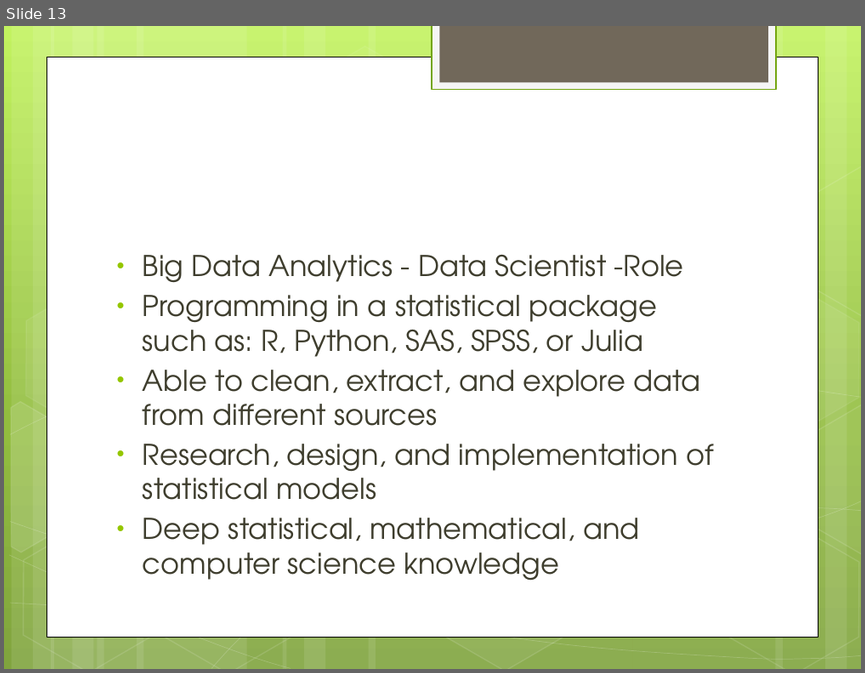
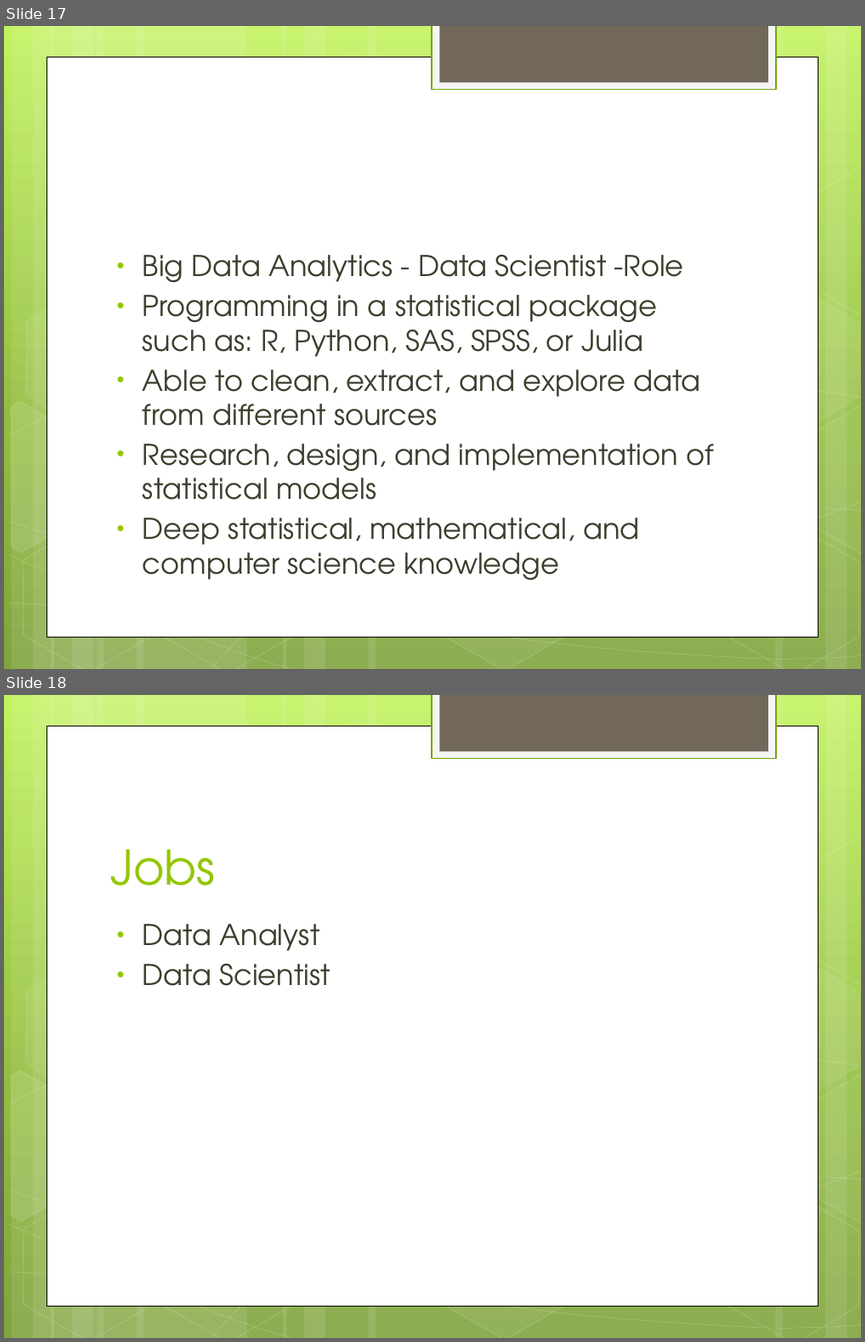
Before and after one commit to gpavankumar1974/Rprogram, a slide deck: Data Science.pptx. Shown one above the other, each under a label of ours: slide 13 before the commit, slides 17 and 18 after it. The pictures are 865x673 and 865x1342 pixels, drawn with LibreOffice and Linux fonts; fonts in the diff are those of the drawing. Boxes give left, top, right and bottom in pixels: in the first picture for what was removed or moved away, otherwise in the second. Text is boxed around its words. In the diff, an @@ line names an element or a change of style, - is before the commit and + after.

Commit message:
Data science

```diff
--- a/Data Science.pptx
+++ b/Data Science.pptx
@@ slide 18 added at box(4, 695, 861, 1338), background gradient #C3F35F to #93BF3F to #81A53E; not listed: 31 template elements that a slide beside it also shows @@
@@ title added at box(110, 849, 215, 885), 40 pt, text #94C600 @@
+Jobs
@@ text added at box(143, 924, 330, 986), 24 pt, text #3E3D2D @@
+• Data Analyst
+• Data Scientist
@@ what was slide 13 is now slide 17 @@
```
Also in this commit, not shown: 6 other slides added.
